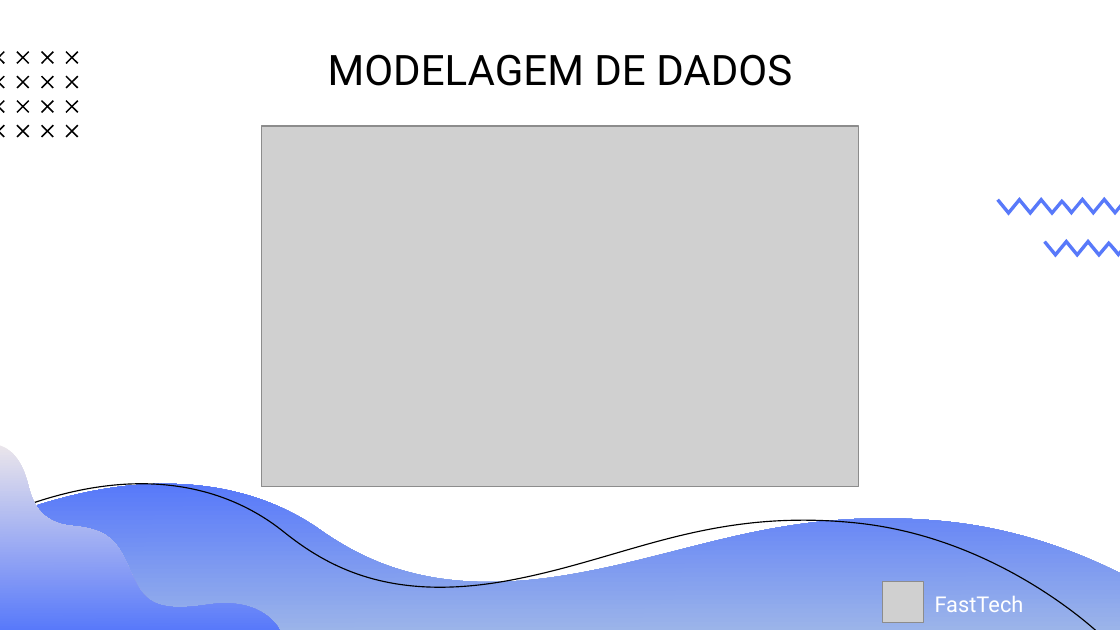
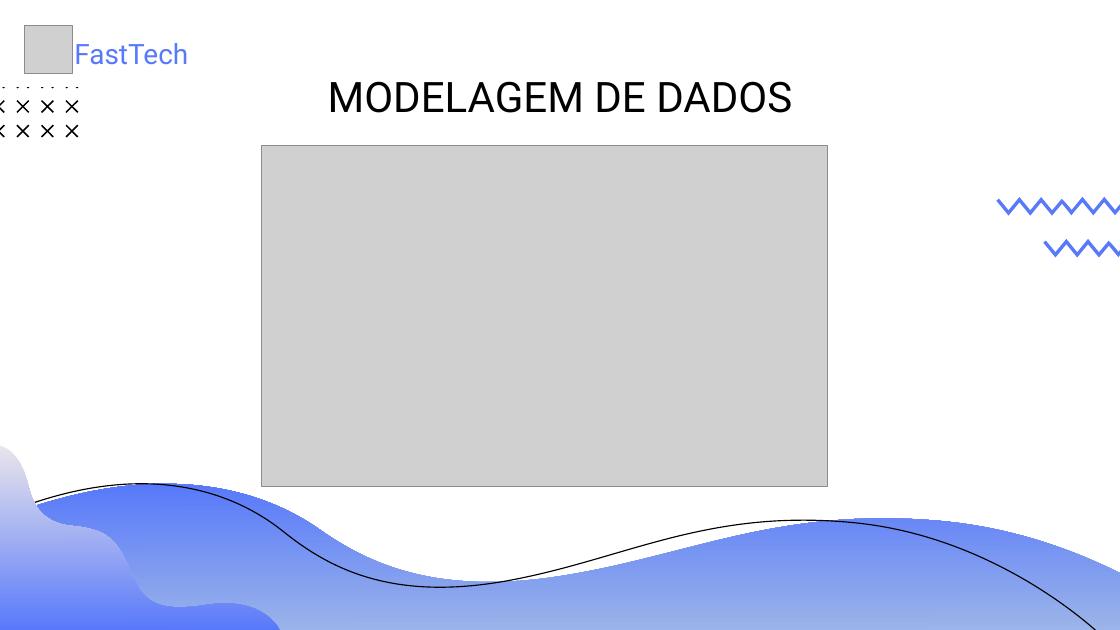
Before and after one commit to Grupo-1-adsa/Grupo-1-adsa, a slide deck: slide 8 of Documentação/PPT/Sprint 3 - Apresentação.pptx (slide 7 before the commit). Drawn at 1120x630 pixels with LibreOffice and Linux fonts; fonts in the diff are those of the drawing; grey boxes stand for pictures. Boxes give left, top, right and bottom in pixels: in the first picture for what was removed or moved away, otherwise in the second. Text is boxed around its words. In the diff, an @@ line names an element or a change of style, - is before the commit and + after.

```diff
--- a/Documentação/PPT/Sprint 3 - Apresentação.pptx
+++ b/Documentação/PPT/Sprint 3 - Apresentação.pptx
@@ picture: place and size @@
-picture at box(883, 581, 924, 623)
+picture at box(25, 26, 72, 73)
@@ text added at box(0, 32, 125, 87), 14 pt, text #FFFFFF @@
+,,,,
@@ freeform shape removed at box(17, 52, 29, 64) @@
@@ freeform shape removed at box(41, 52, 54, 64) @@
@@ text "FastTech": place and size @@
-text "FastTech" at box(935, 596, 1024, 612)
+text "FastTech" at box(74, 43, 188, 65)
@@ text "FastTech" at box(74, 43, 188, 65): size 14 to 18 pt, text colour #FFFFFF to #5879FA @@
@@ freeform shape removed at box(66, 52, 78, 64) @@
@@ title "MODELAGEM DE DADOS": place and size @@
-title "MODELAGEM DE DADOS" at box(328, 54, 792, 86)
+title "MODELAGEM DE DADOS" at box(328, 81, 792, 113)
@@ picture: place and size @@
-picture at box(261, 127, 859, 487)
+picture at box(261, 146, 827, 487)
```
Also in this commit, not shown: 8 other slides changed, 1 slide added, 1 slide removed.
